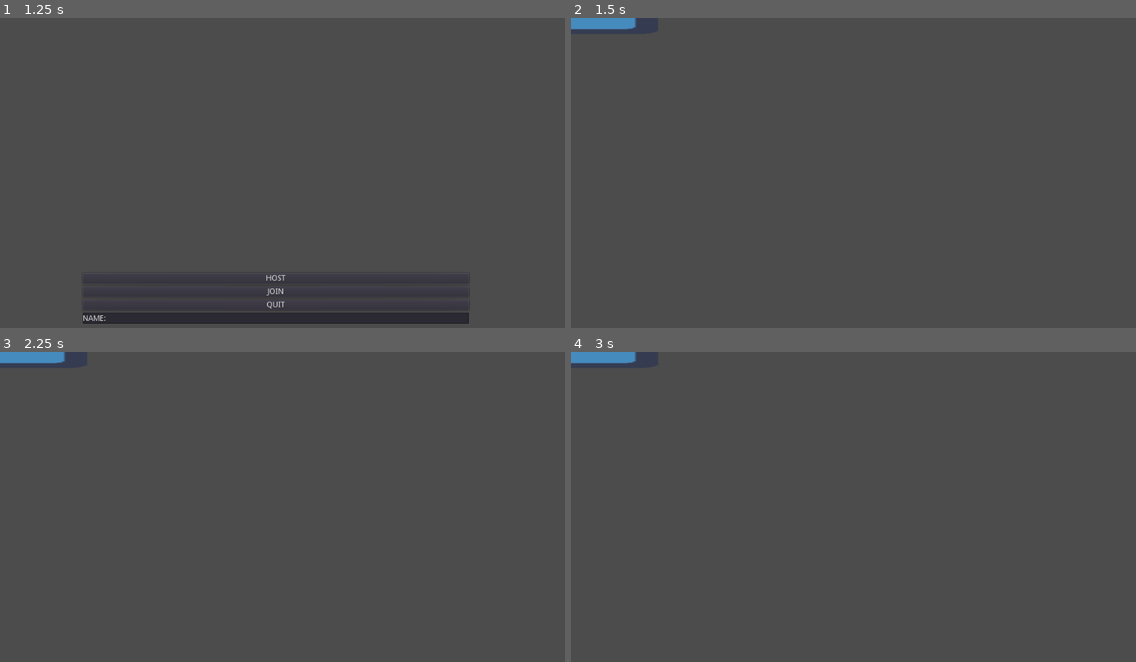
Above: before the commit, frames 1-4 (two rows, left to right).
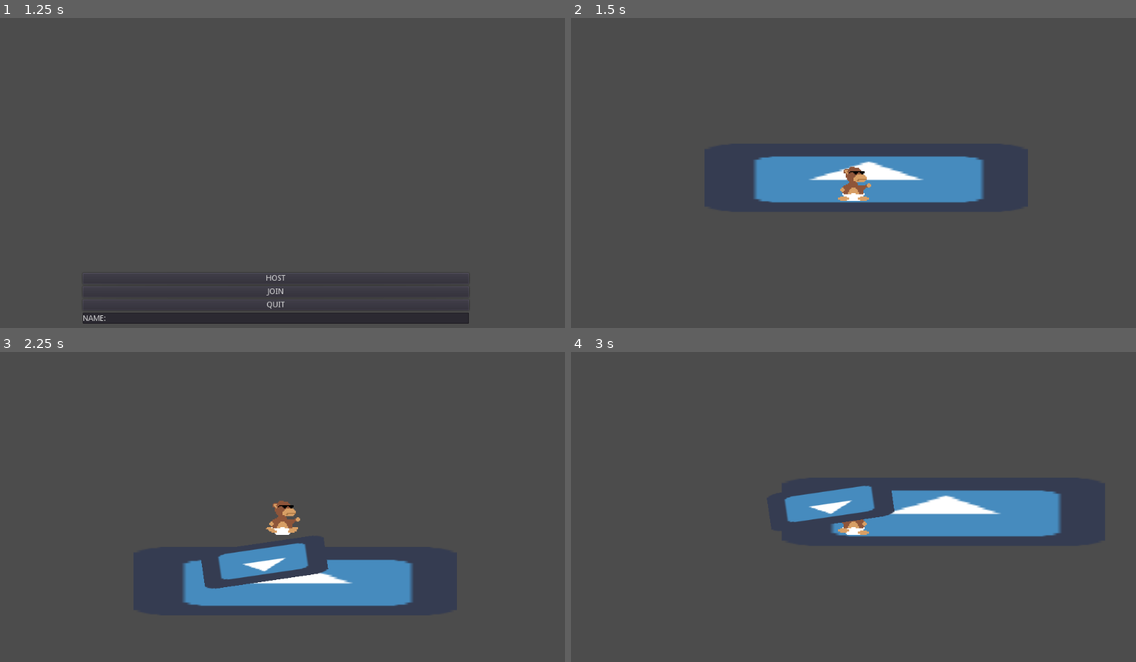
Above: after the commit, the same moments.

Repository: isterkvarn/return_to_monkey
Game: Godot game, scene res://main.tscn
The game is run twice, just before and just after one commit, with the same random seed, the same clock (stepped at 60 frames per second) and the same inputs. The engine's default icon, where the game draws it, is replaced by a stand-in: a white triangle on a blue panel in a dark square.
Inputs (mouse positions are in pixels of both pictures, inside the frame that each line leads up to):
- Up to frame 1 (1.25 s): tap Enter at 0.5 s; move the mouse to (406, 166) at 0.52 s; hold D (move_right) from 0.53 s (still down); hold W (climb) from 0.53 s (still down); click (406, 166) at 0.67 s; tap Space (jump) at 0.77 s
- Up to frame 2 (1.5 s): release D (move_right) at 1.25 s; release W (climb) at 1.25 s; click "HOST" at 1.25 s
- Up to frame 3 (2.25 s): tap Space (jump) at 2 s; drag from (169, 534) to (254, 584) at 2.02 s
- Up to frame 4 (3 s): move the mouse to (910, 445) at 2.77 s; hold A (move_left) from 2.78 s (still down); hold W (climb) from 2.78 s (still down)

Frame 1 is identical in both runs. In frame 2, 6.5% of the frame differs, in the area x 0-74%, y 0-60%; in frame 3, 6.7%; in frame 4, 6.8%, in the area x 0-87%, y 0-60%.
Error before the commit: Invalid set index 'Current' (on base: 'Camera2D (Camera2D.gd)') with value of type 'bool'. (res://gamestate.gd:67)

Commit message:
quick fix

Diff:
--- a/gamestate.gd
+++ b/gamestate.gd
@@ -64,7 +64,7 @@
 
 	# Init player and add to map
 	player.set_name(str(id)) # Standard ID for server
-	player.get_node("Camera2D").Current = true
+	player.get_node("Camera2D").current = true
 	#player.position = spawn_pos
 	player.set_network_master(id)
 	map.get_node("Players").add_child(player)
